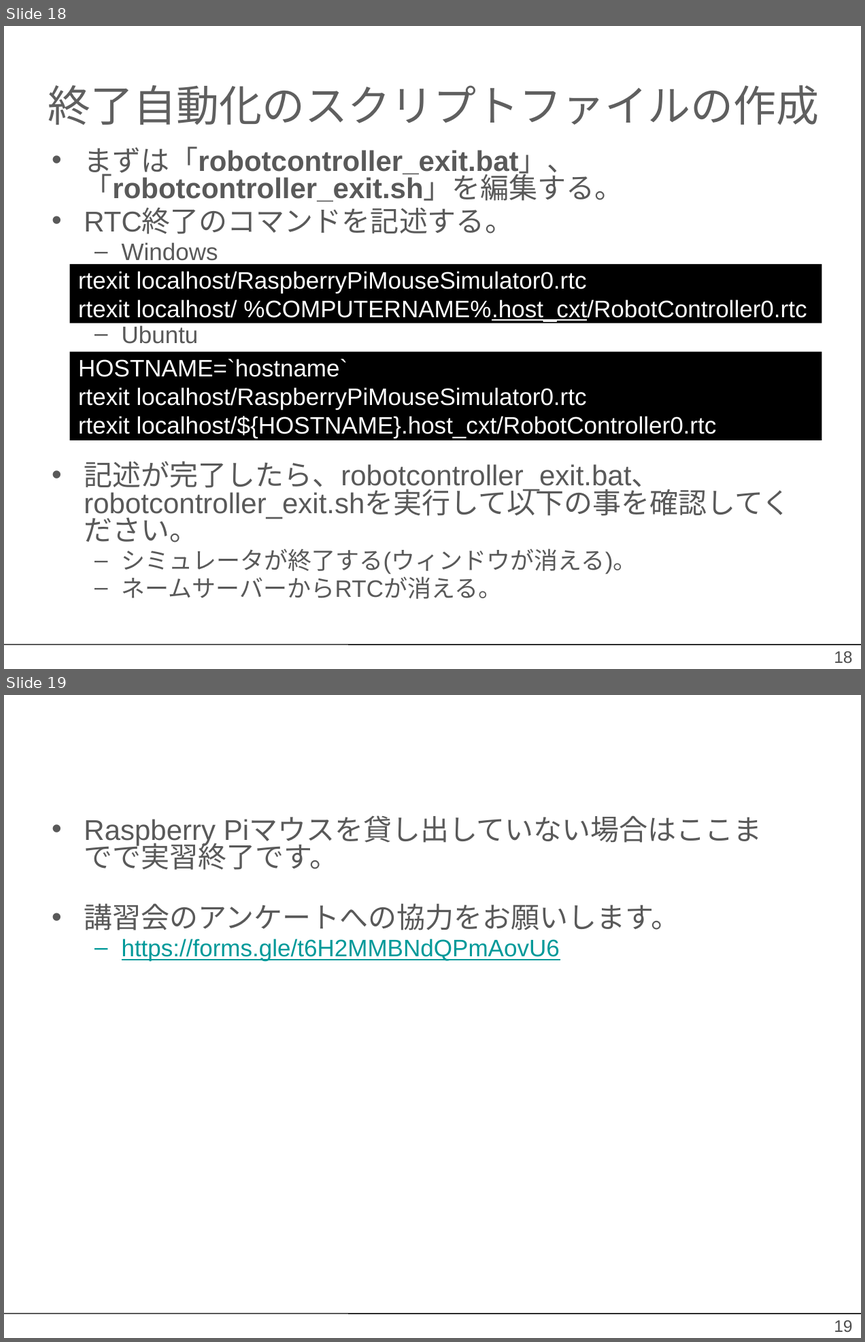
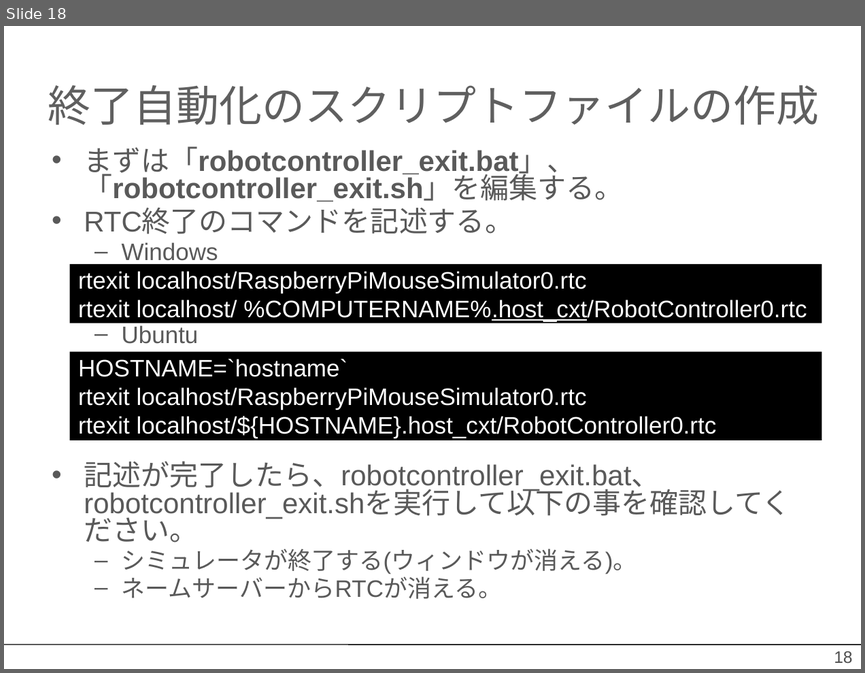
Before and after one commit to OpenRTM/RTM_Tutorial, a slide deck: ppt/rtshell入門.pptx. Shown one above the other, each under a label of ours: slides 18 and 19 before the commit, slide 18 after it. The pictures are 865x1342 and 865x673 pixels, drawn with LibreOffice and Linux fonts; fonts in the diff are those of the drawing; background and template pictures are left out. Boxes give left, top, right and bottom in pixels: in the first picture for what was removed or moved away, otherwise in the second. Text is boxed around its words. In the diff, an @@ line names an element or a change of style, - is before the commit and + after.

```diff
--- a/ppt/rtshell入門.pptx
+++ b/ppt/rtshell入門.pptx
@@ slide 19 removed at bbox=[4, 695, 861, 1338], background #FFFFFF; not listed: 1 template element that a slide beside it also shows @@
@@ text removed at bbox=[84, 819, 679, 961] @@
-• Raspberry Piマウスを貸し出していない場合はここまでで実習終了です。
-• 講習会のアンケートへの協力をお願いします。
-  – https://forms.gle/t6H2MMBNdQPmAovU6
@@ page number removed at bbox=[834, 1320, 852, 1331] @@
-19
```
Also in this commit, not shown: 2 slides changed, 40 other files.
